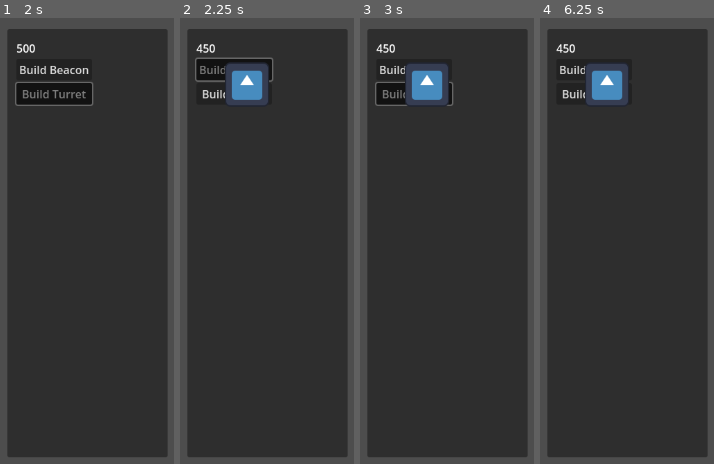
Above: before the commit, frames 1-4 (left to right).
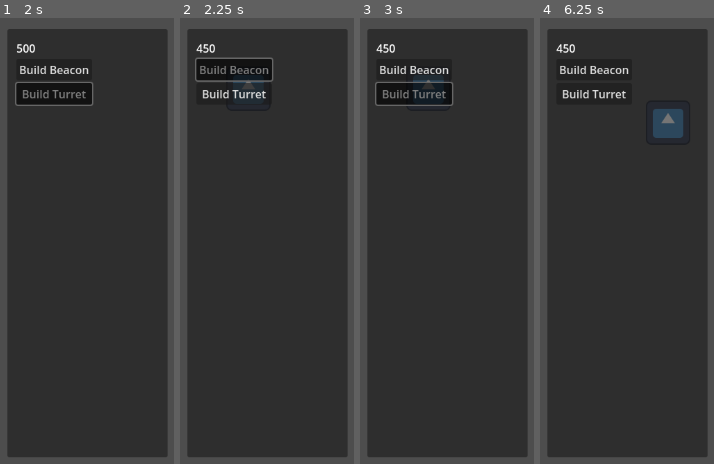
Above: after the commit, the same moments.

Repository: Li05j/it-spreads-gamejam
Game: Godot game, scene res://scenes/main/main.tscn
The game is run twice, just before and just after one commit, with the same random seed, the same clock (stepped at 60 frames per second) and the same inputs. The engine's default icon, where the game draws it, is replaced by a stand-in: a white triangle on a blue panel in a dark square.
Inputs (mouse positions are in pixels of both pictures, inside the frame that each line leads up to):
- Up to frame 1 (2 s): click "Build Beacon" at 0.5 s; click "Build Turret" at 1.25 s
- Up to frame 2 (2.25 s): click "Build Beacon" at 2 s
- Up to frame 3 (3 s): click "Build Turret" at 2.75 s
- Up to frame 4 (6.25 s): click "Build Beacon" at 3.5 s; click "Build Turret" at 4.25 s; tap Enter at 5 s; move the mouse to (outside the picture) at 5.02 s; click (outside the picture) at 5.17 s; tap Space at 5.75 s; drag from (outside the picture) to (outside the picture) at 5.77 s

Frame 1 is identical in both runs. In frame 2, 2.2% of the frame differs, in the area x 25-52%, y 10-20%; in frame 3, 2.3%; in frame 4, 3.3%, in the area x 25-83%, y 10-27%.

Commit message:
add camera motion

Diff:
--- /dev/null
+++ b/scenes/main/camera.gd
@@ -0,0 +1,28 @@
+extends Camera2D
+
+var drag_enabled = false
+var drag_start_pos = Vector2()
+var target_pos = Vector2()
+
+func _ready():
+	make_current()
+	target_pos = global_position
+
+func _input(event):
+	if event is InputEventMouseButton:
+		if event.button_index == MOUSE_BUTTON_LEFT:
+			if event.pressed:
+				drag_enabled = true
+				drag_start_pos = get_global_mouse_position()
+			else:
+				drag_enabled = false
+	elif event is InputEventMouseMotion:
+		if drag_enabled:
+			var mouse_pos = get_global_mouse_position()
+			var drag_vector = drag_start_pos - mouse_pos
+			target_pos += drag_vector
+			drag_start_pos = mouse_pos
+
+func _process(delta):
+	if drag_enabled:
+		global_position = target_pos
--- /dev/null
+++ b/scenes/main/enemyManager.gd
@@ -0,0 +1,11 @@
+extends Node
+
+
+# Called when the node enters the scene tree for the first time.
+func _ready():
+	pass # Replace with function body.
+
+
+# Called every frame. 'delta' is the elapsed time since the previous frame.
+func _process(delta):
+	pass
--- a/scenes/main/main.gd
+++ b/scenes/main/main.gd
@@ -11,19 +11,18 @@
 var gold = INITIAL_GOLD # Initial gold value
 
 var map: Dictionary = {}
-var enemyManager: Array = []
 
 func _ready():
 	set_process_input(true)
-	$controlPanel/VBox/goldDisplay.text = str(gold)
+	$canvas/controlPanel/VBox/goldDisplay.text = str(gold)
 
 func _input(event):
 	if event is InputEventMouseButton and event.pressed:
 		print("Mouse button pressed at position: ", event.position)
 		var tilemap_position = get_tilemap_position(event.position)
-		if active_button == $controlPanel/VBox/buildTurretButton:
+		if active_button == $canvas/controlPanel/VBox/buildTurretButton:
 			spawn_turret(tilemap_position)
-		elif active_button == $controlPanel/VBox/buildBeaconButton:
+		elif active_button == $canvas/controlPanel/VBox/buildBeaconButton:
 			spawn_beacon(tilemap_position)
 
 func spawn_turret(click_position):
@@ -39,7 +38,7 @@
 		map[click_position] = true
 		turret_instance.position = click_position
 		gold -= TURRET_PRICE
-		$controlPanel/VBox/goldDisplay.text = str(gold) # Update gold display
+		$canvas/controlPanel/VBox/goldDisplay.text = str(gold) # Update gold display
 		print("Spawned turret at position: ", click_position)
 	else:
 		print("Failed to create turret instance.")
@@ -59,7 +58,7 @@
 
 
 func _on_build_turret_button_pressed():
-	set_active_button($controlPanel/VBox/buildTurretButton)
+	set_active_button($canvas/controlPanel/VBox/buildTurretButton)
 	#if active_button == $controlPanel/buildTurretButton:
 		#active_button = null
 		#print("Building nothing.")
@@ -68,7 +67,7 @@
 		#print("Building turret.")
 
 func _on_build_beacon_button_pressed():
-	set_active_button($controlPanel/VBox/buildBeaconButton)
+	set_active_button($canvas/controlPanel/VBox/buildBeaconButton)
 	#if active_button == $controlPanel/VBox/buildBeaconButton:
 		#active_button = null
 		#print("Building nothing.")
--- a/scenes/main/main.tscn
+++ b/scenes/main/main.tscn
@@ -1,7 +1,9 @@
-[gd_scene load_steps=4 format=3 uid="uid://c7vhyo0malpeg"]
+[gd_scene load_steps=6 format=3 uid="uid://c7vhyo0malpeg"]
 
 [ext_resource type="Script" path="res://scenes/main/main.gd" id="1_ljk6n"]
 [ext_resource type="ButtonGroup" uid="uid://cgrokv7q16c1n" path="res://button-groups/buildButtons.tres" id="2_ojkpf"]
+[ext_resource type="Script" path="res://scenes/main/enemyManager.gd" id="3_mkfr4"]
+[ext_resource type="Script" path="res://scenes/main/camera.gd" id="3_ms6e4"]
 
 [sub_resource type="TileSet" id="TileSet_2ygf7"]
 tile_size = Vector2i(64, 64)
@@ -26,35 +28,43 @@
 rendering_quadrant_size = 128
 format = 2
 
-[node name="controlPanel" type="Panel" parent="."]
-layout_mode = 0
+[node name="enemyManager" type="Node" parent="."]
+script = ExtResource("3_mkfr4")
+
+[node name="camera" type="Camera2D" parent="."]
+position = Vector2(574, 318)
+script = ExtResource("3_ms6e4")
+
+[node name="canvas" type="CanvasLayer" parent="."]
+
+[node name="controlPanel" type="Panel" parent="canvas"]
 offset_left = 906.0
 offset_top = 16.0
 offset_right = 1137.0
 offset_bottom = 634.0
 
-[node name="VBox" type="VBoxContainer" parent="controlPanel"]
+[node name="VBox" type="VBoxContainer" parent="canvas/controlPanel"]
 layout_mode = 0
 offset_left = 13.0
 offset_top = 16.0
 offset_right = 122.0
 offset_bottom = 109.0
 
-[node name="goldDisplay" type="Label" parent="controlPanel/VBox"]
+[node name="goldDisplay" type="Label" parent="canvas/controlPanel/VBox"]
 layout_mode = 2
 text = "Gold:"
 
-[node name="buildBeaconButton" type="Button" parent="controlPanel/VBox"]
+[node name="buildBeaconButton" type="Button" parent="canvas/controlPanel/VBox"]
 layout_mode = 2
 toggle_mode = true
 button_group = ExtResource("2_ojkpf")
 text = "Build Beacon"
 
-[node name="buildTurretButton" type="Button" parent="controlPanel/VBox"]
+[node name="buildTurretButton" type="Button" parent="canvas/controlPanel/VBox"]
 layout_mode = 2
 toggle_mode = true
 button_group = ExtResource("2_ojkpf")
 text = "Build Turret"
 
-[connection signal="pressed" from="controlPanel/VBox/buildBeaconButton" to="." method="_on_build_beacon_button_pressed"]
-[connection signal="pressed" from="controlPanel/VBox/buildTurretButton" to="." method="_on_build_turret_button_pressed"]
+[connection signal="pressed" from="canvas/controlPanel/VBox/buildBeaconButton" to="." method="_on_build_beacon_button_pressed"]
+[connection signal="pressed" from="canvas/controlPanel/VBox/buildTurretButton" to="." method="_on_build_turret_button_pressed"]
